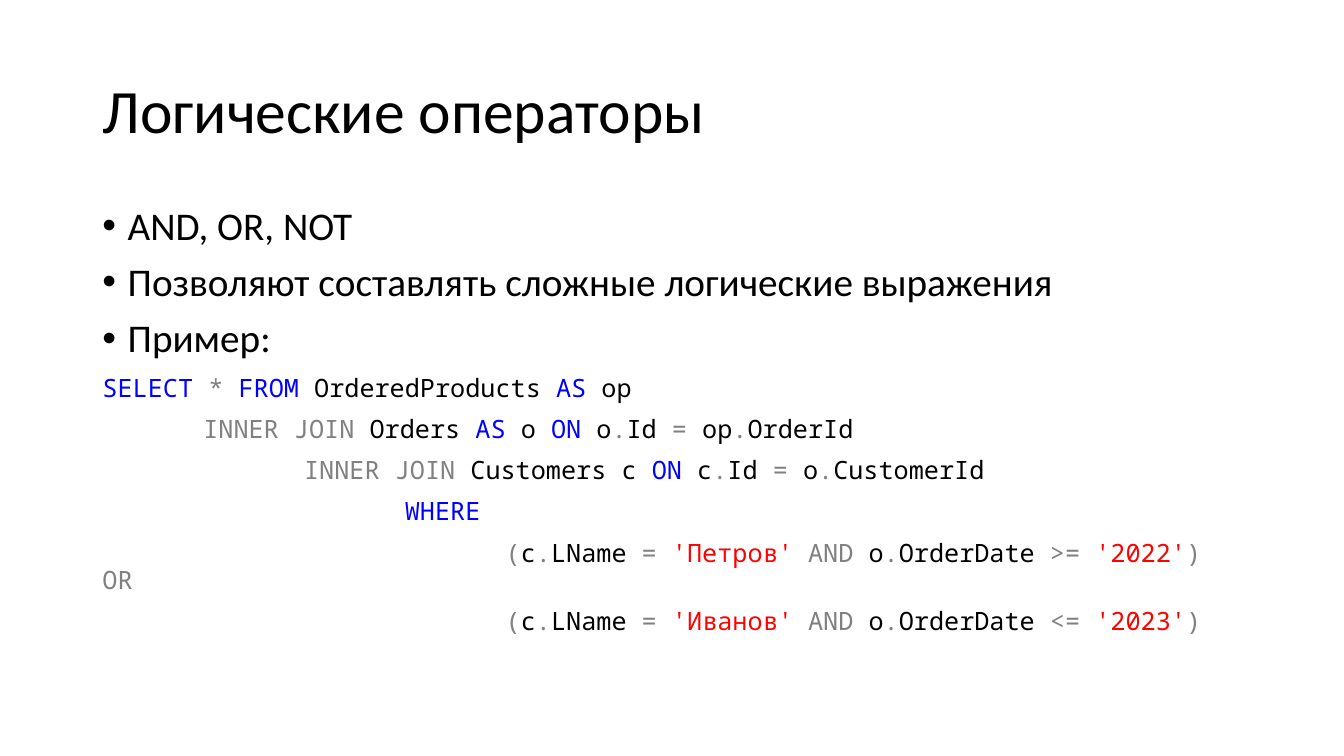
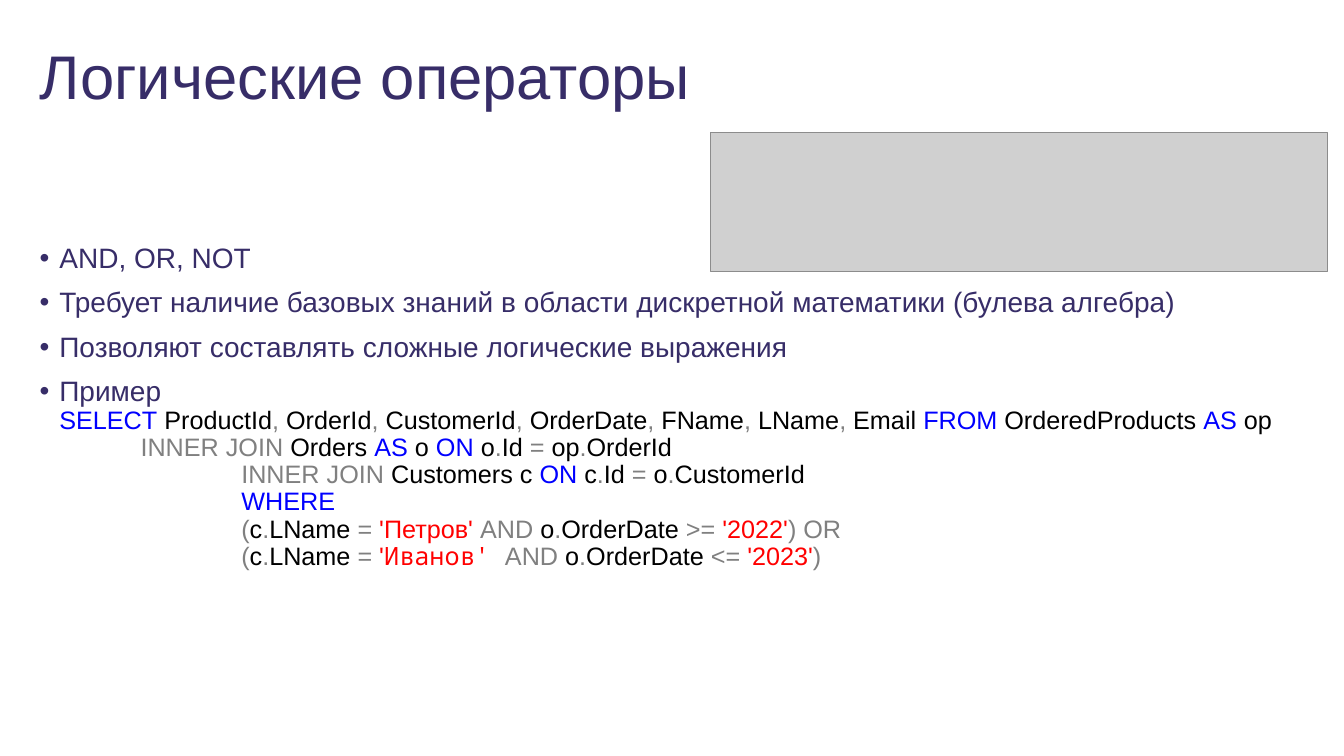
Before and after one commit to dmitriykuptsov/SQL, a slide deck: slide 20 of sql.pptx (slide 35 before the commit). Drawn at 1344x756 pixels with LibreOffice and Linux fonts; fonts in the diff are those of the drawing; grey boxes stand for pictures; background and template pictures are left out. Boxes give left, top, right and bottom in pixels: in the first picture for what was removed or moved away, otherwise in the second. Text is boxed around its words. In the diff, an @@ line names an element or a change of style, - is before the commit and + after.

```diff
--- a/sql.pptx
+++ b/sql.pptx
@@ title "Логические операторы": place and size @@
-title "Логические операторы" at (102,93,705,143)
+title "Логические операторы" at (40,56,690,111)
@@ title "Логические операторы" at (40,56,690,111): font Calibri to Arial, text colour #000000 to #372D68; line spacing 0.9 to 1; vertical alignment middle to top @@
@@ picture added at (711,133,1328,272) @@
@@ text "AND, OR, NOT": place and size @@
-text "AND, OR, NOT" at (102,214,1201,634)
+text "AND, OR, NOT" at (59,248,1272,570)
@@ text at (59,248,787,362): size 28 to 20 pt, font Calibri to Arial, text colour #000000 to #372D68 in "AND, OR, NOT", "Позволяют составлять сложные логические выражения"; indent changed @@
@@ text at (59,291,1174,318): paragraph added @@
+• Требует наличие базовых знаний в области дискретной математики (булева алгебра)
@@ text at (59,381,1272,570): text changed; font Noto Sans Mono to Arial @@
-• Пример:
-SELECT * FROM OrderedProducts AS op
-INNER JOIN Orders AS o ON o.Id = op.OrderId
-INNER JOIN Customers c ON c.Id = o.CustomerId
-WHERE
-(c.LName = 'Петров' AND o.OrderDate >= '2022') OR
-(c.LName = 'Иванов' AND o.OrderDate <= '2023')
+• Пример
+  SELECT ProductId, OrderId, CustomerId, OrderDate, FName, LName, Email FROM OrderedProducts AS op
+  INNER JOIN Orders AS o ON o.Id = op.OrderId
+  INNER JOIN Customers c ON c.Id = o.CustomerId
+  WHERE
+  (c.LName = 'Петров' AND o.OrderDate >= '2022') OR
+  (c.LName = 'Иванов' AND o.OrderDate <= '2023')
```
Also in this commit, not shown: 57 other slides changed, 7 slides added, 7 slides removed, 3 other files.
